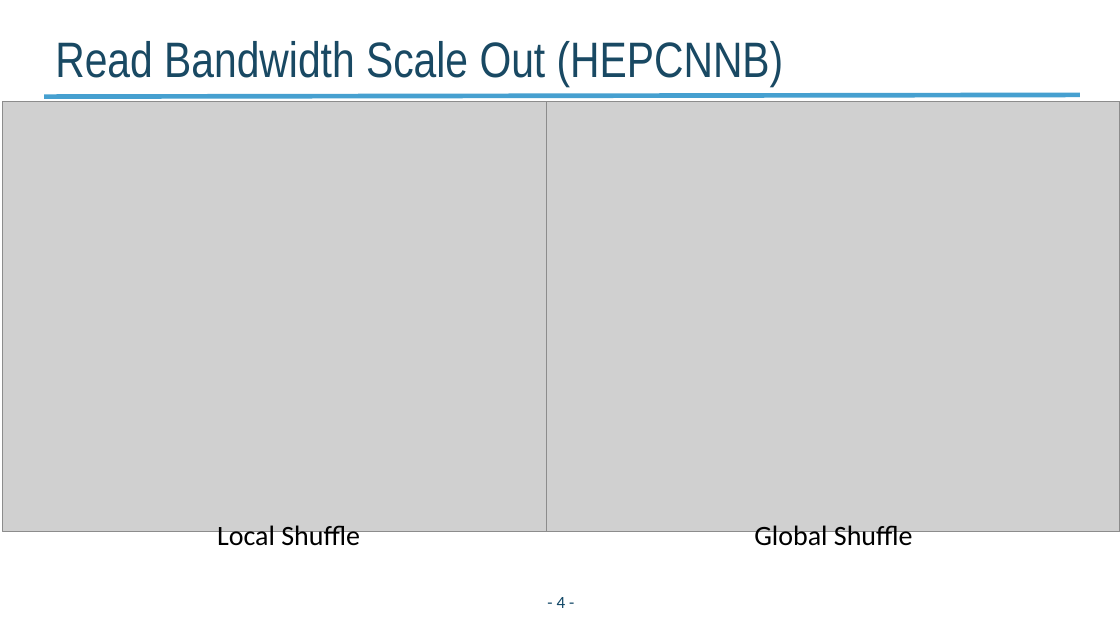
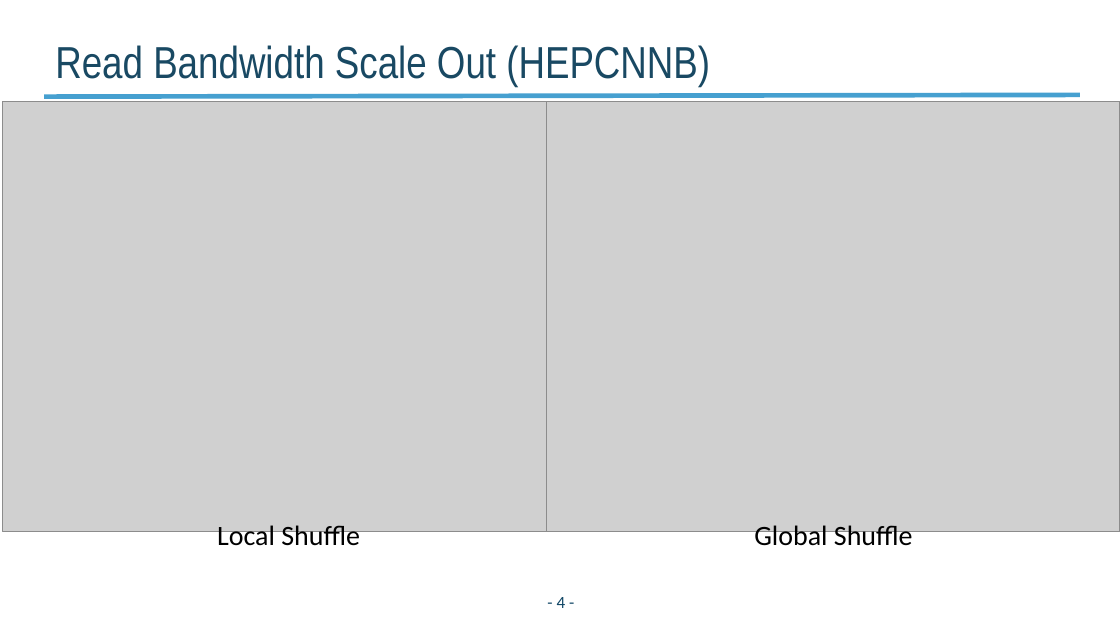
Before and after one commit to NERSC/DL-Parallel-IO, a slide deck: slide 4 of documents/slides/NERSC_TF_Sync_20180803_backupslides.pptx. Drawn at 1120x630 pixels with LibreOffice and Linux fonts; fonts in the diff are those of the drawing; grey boxes stand for pictures; background and template pictures are left out. Boxes give left, top, right and bottom in pixels: in the first picture for what was removed or moved away, otherwise in the second. Text is boxed around its words. In the diff, an @@ line names an element or a change of style, - is before the commit and + after.

```diff
--- a/documents/slides/NERSC_TF_Sync_20180803_backupslides.pptx
+++ b/documents/slides/NERSC_TF_Sync_20180803_backupslides.pptx
@@ title "Read Bandwidth Scale Out (HEPCNNB)" at <box>55,45,710,87</box>: size 32 to 28.8 pt @@
```
Also in this commit, not shown: 2 other files.
